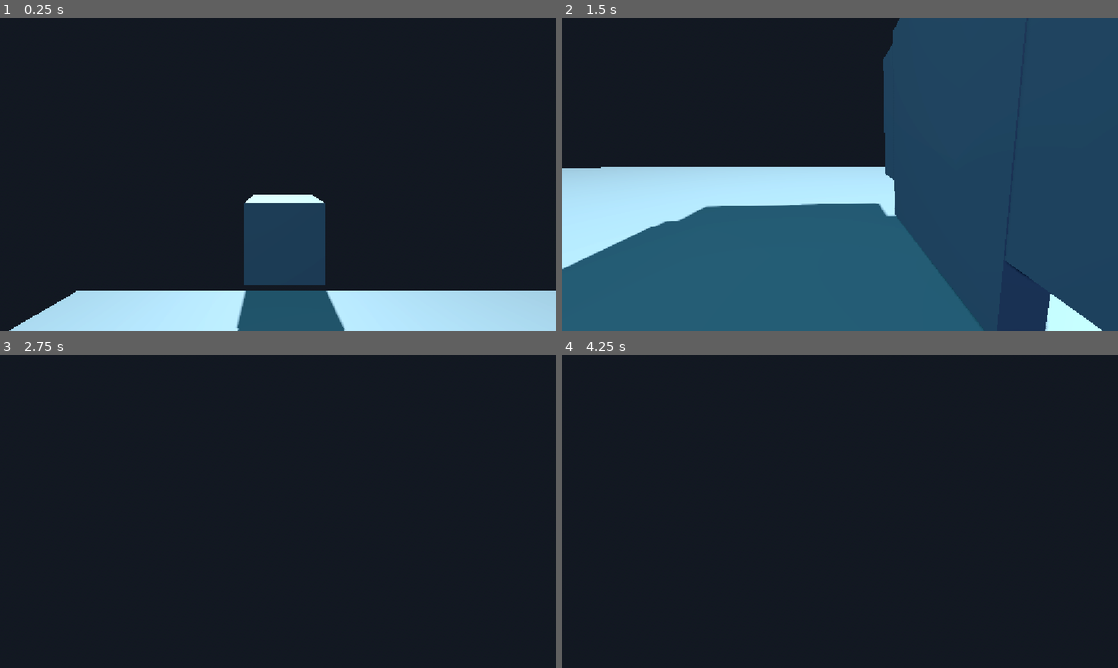
Above: before the commit, frames 1-4 (two rows, left to right).
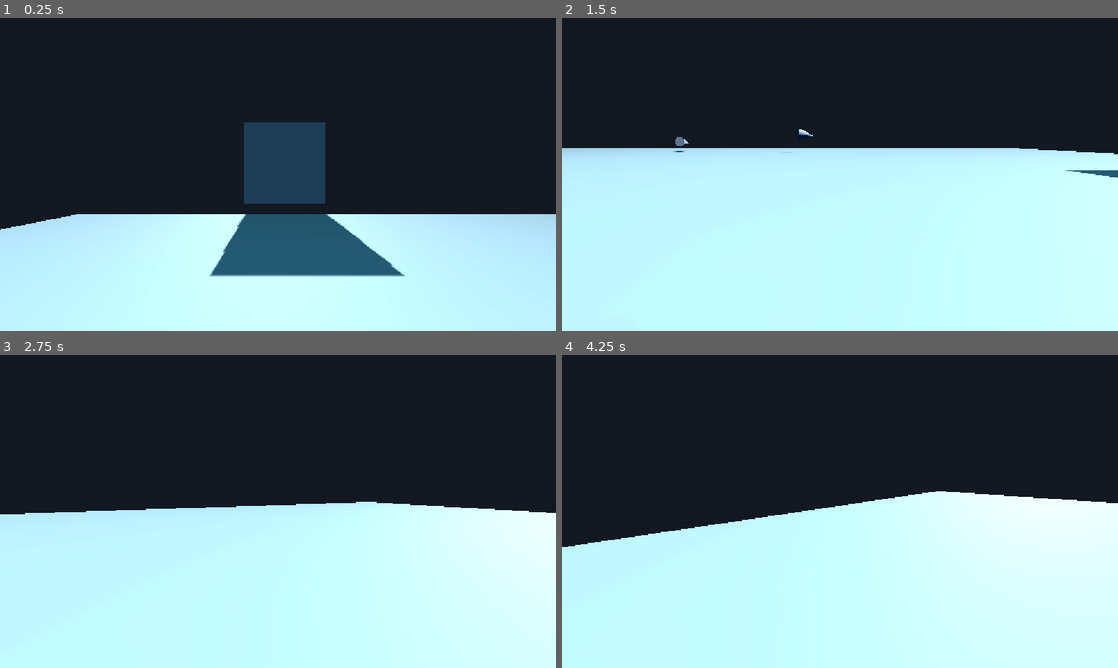
Above: after the commit, the same moments.

Repository: OrzBeta/Assignment3GodotContinue
Game: Godot game, scene res://scenes/demo_scene.tscn
Two runs of this game, one before a commit and one after it. Both use one fixed random seed, a clock stepped at 60 frames per second and the inputs below.
Inputs (mouse positions are in pixels of both pictures, inside the frame that each line leads up to):
- Up to frame 1 (0.25 s): no input
- Up to frame 2 (1.5 s): tap Enter (ui_accept) at 0.5, 0.77 s; move the mouse to (962, 158) at 0.52 s; press the mouse at (962, 158) at 0.53 s; hold D (move_right) 0.53-1.28 s; move the mouse to (812, 174) at 1.27 s; release the mouse at (812, 174) at 1.28 s; hold W (move_forward) from 1.28 s (still down); click (812, 174) at 1.35 s
- Up to frame 3 (2.75 s): keep holding W (move_forward); tap Enter (ui_accept) at 1.52 s; move the mouse to (289, 505) at 2.02 s; press the mouse at (289, 505) at 2.03 s
- Up to frame 4 (4.25 s): keep holding W (move_forward); move the mouse to (834, 517) at 2.77 s; release the mouse at (834, 517) at 2.78 s; click (834, 517) at 2.85 s; tap Enter (ui_accept) at 3.02, 3.77 s; move the mouse to (878, 514) at 3.52 s; press the mouse at (878, 514) at 3.53 s

The runs differ from the first frame. In frame 1, 36% of the frame differs, in the area x 0-100%, y 33-100%; in frame 2, 66%, in the area x 0-100%, y 0-100%; in frame 3, 51%; in frame 4, 50%.

Commit message:
final changes
proof of concept

Diff:
--- a/scenes/demo_scene.tscn
+++ b/scenes/demo_scene.tscn
@@ -28,8 +28,6 @@
 adjustment_brightness = 1.07
 adjustment_contrast = 1.25
 
-[sub_resource type="StandardMaterial3D" id="StandardMaterial3D_8m1ix"]
-
 [sub_resource type="PlaceholderTexture2D" id="PlaceholderTexture2D_8m1ix"]
 
 [sub_resource type="PlaceholderTexture2D" id="PlaceholderTexture2D_bk2b3"]
@@ -53,42 +51,11 @@
 visible = false
 
 [node name="Player" parent="." unique_id=1159455983 instance=ExtResource("1_03k34")]
-transform = Transform3D(1, 0, 0, 0, 1, 0, 0, 0, 1, -28.137207, 15.191358, -22.650822)
+transform = Transform3D(1, 0, 0, 0, 1, 0, 0, 0, 1, -28.137207, 5.241702, -22.650822)
 SPEED = 10.0
 
 [node name="CSGBox3D3" type="CSGBox3D" parent="." unique_id=2136476266]
 transform = Transform3D(10, 0, 0, 0, 10, 0, 0, 0, 10, -27.325891, 6.3459005, -52.61899)
-
-[node name="Portal" parent="." unique_id=2134881050 node_paths=PackedStringArray("otherPortal") instance=ExtResource("2_ba4t3")]
-transform = Transform3D(-0.9999999, 0, 8.742276e-08, -8.74103e-08, -0.016885476, -0.9998573, 1.476175e-09, -0.9998574, 0.016885474, -30.004944, 53.90036, -26.205246)
-otherPortal = NodePath("../Portal2")
-
-[node name="CSGBox3D3" type="CSGBox3D" parent="Portal" unique_id=2002218373]
-transform = Transform3D(-0.9999698, 0, -0.007772684, 0, 1, 0, 0.007772684, 0, -0.9999698, -0.19039536, 0.8398037, 0.55895996)
-size = Vector3(12, 7, 2)
-material = SubResource("StandardMaterial3D_8m1ix")
-
-[node name="CSGCylinder3D" type="CSGCylinder3D" parent="Portal/CSGBox3D3" unique_id=1310397110]
-transform = Transform3D(1, 0, 0, 0, -4.371139e-08, 1, 0, -1, -4.371139e-08, 0, -0.5, 0.032814026)
-operation = 2
-radius = 3.3
-height = 2.078125
-sides = 32
-
-[node name="Portal2" parent="." unique_id=1199124635 node_paths=PackedStringArray("otherPortal") instance=ExtResource("2_ba4t3")]
-transform = Transform3D(-1.0000001, -1.0541105e-15, 8.74228e-08, 4.726865e-09, 0.99853724, 0.05406888, -8.7294914e-08, 0.054068886, -0.99853736, -29.992199, 4.5779333, -26.363684)
-otherPortal = NodePath("../Portal")
-
-[node name="CSGBox3D4" type="CSGBox3D" parent="Portal2" unique_id=1794118121]
-transform = Transform3D(-0.9999999, 0, -8.742276e-08, 0, 1, 0, 8.742276e-08, 0, -0.9999999, 0.06764984, 0.7110567, 0.5300598)
-size = Vector3(12, 7, 2)
-
-[node name="CSGCylinder3D" type="CSGCylinder3D" parent="Portal2/CSGBox3D4" unique_id=1977435412]
-transform = Transform3D(1, 0, 0, 0, -4.371139e-08, 1, 0, -1, -4.371139e-08, 0, -0.5, 0.032814026)
-operation = 2
-radius = 3.3
-height = 2.078125
-sides = 32
 
 [node name="Control" type="Control" parent="." unique_id=371364346]
 visible = false
@@ -97,7 +64,7 @@
 offset_right = 40.0
 offset_bottom = 40.0
 
-[node name="ViewA" type="TextureRect" parent="Control" unique_id=749873056 node_paths=PackedStringArray("camera")]
+[node name="ViewA" type="TextureRect" parent="Control" unique_id=749873056]
 layout_mode = 0
 offset_left = 9.0
 offset_top = 19.0
@@ -106,9 +73,8 @@
 texture = SubResource("PlaceholderTexture2D_8m1ix")
 expand_mode = 2
 script = ExtResource("4_8m1ix")
-camera = NodePath("../../Portal/Camera3D")
 
-[node name="ViewB" type="TextureRect" parent="Control" unique_id=883792566 node_paths=PackedStringArray("camera")]
+[node name="ViewB" type="TextureRect" parent="Control" unique_id=883792566]
 layout_mode = 0
 offset_left = 6.0
 offset_top = 202.0
@@ -117,7 +83,11 @@
 texture = SubResource("PlaceholderTexture2D_bk2b3")
 expand_mode = 2
 script = ExtResource("4_8m1ix")
-camera = NodePath("../../Portal2/Camera3D")
 
-[editable path="Portal"]
-[editable path="Portal2"]
+[node name="Portal" parent="." unique_id=2134881050 node_paths=PackedStringArray("otherPortal") instance=ExtResource("2_ba4t3")]
+transform = Transform3D(-0.019938499, 0, 0.99980116, 0, 1, 0, -0.99980116, 0, -0.019938499, -33.06588, 5.1927786, -4.446718)
+otherPortal = NodePath("../Portal2")
+
+[node name="Portal2" parent="." unique_id=1529757221 node_paths=PackedStringArray("otherPortal") instance=ExtResource("2_ba4t3")]
+transform = Transform3D(1, 0, 0, 0, 1, 0, 0, 0, 1, -24.617954, 5.5742884, -10.041509)
+otherPortal = NodePath("../Portal")
--- a/scenes/portal.tscn
+++ b/scenes/portal.tscn
@@ -15,8 +15,12 @@
 [sub_resource type="BoxShape3D" id="BoxShape3D_tdbmw"]
 size = Vector3(7.181885, 9.153778, 0.35714722)
 
-[node name="Portal" type="Node3D" unique_id=2134881050]
+[sub_resource type="ViewportTexture" id="ViewportTexture_2dr2t"]
+viewport_path = NodePath("SubViewport")
+
+[node name="Portal" type="Node3D" unique_id=2134881050 node_paths=PackedStringArray("view_camera")]
 script = ExtResource("1_v0xau")
+view_camera = NodePath("SubViewport/ReakCam")
 
 [node name="CSGBox3D" type="CSGBox3D" parent="." unique_id=1734428434]
 visible = false
@@ -48,5 +52,16 @@
 use_collision = true
 size = Vector3(7.456543, 9.368774, 1)
 
+[node name="ProjectionScreen" type="Sprite3D" parent="." unique_id=1552596560]
+transform = Transform3D(1, 0, 0, 0, 1, 0, 0, 0, 1, 0, 0, -0.5495806)
+texture = SubResource("ViewportTexture_2dr2t")
+
+[node name="SubViewport" type="SubViewport" parent="." unique_id=1666887846]
+transparent_bg = true
+size = Vector2i(600, 800)
+
+[node name="ReakCam" type="Camera3D" parent="SubViewport" unique_id=20989201]
+transform = Transform3D(1, 0, 0, 0, 1, 3.5527137e-15, 0, -3.5527137e-15, 1, 0, 0, 0)
+
 [connection signal="body_entered" from="Collision1" to="." method="_on_body_entered"]
 [connection signal="body_exited" from="Collision1" to="." method="_on_collision_1_body_exited"]
--- a/scenes/portal_script.gd
+++ b/scenes/portal_script.gd
@@ -4,6 +4,8 @@
 ##this refers to the other in the pair
 @export var otherPortal: Portal
 @onready var camera_3d: Camera3D = $Camera3D
+
+@export var view_camera: Camera3D
 
 # Called every frame. 'delta' is the elapsed time since the previous frame.
 func _process(delta: float) -> void:
@@ -17,6 +19,13 @@
 		var relPos = playerCam.global_position - global_position
 		otherCam.position = transform.basis * relPos
 		otherCam.rotation = playerHead.rotation
+
+		if view_camera and camera_3d:
+		# Update any properties to copy the camera exactly.
+		# I don't plan on changing anything put the transform at runtime,
+		# but if you have more camera properties that would change at runtime, add them below.
+			view_camera.global_transform = camera_3d.global_transform
+			view_camera.global_rotation = camera_3d.global_rotation
 
 	#if otherPortal:
 		#var pos := otherPortal.camera_3d.global_position
@@ -46,7 +55,10 @@
 
 	##keep player y constant
 	if otherPortal:
-		player.global_position = otherPortal.global_position + dif + Vector3(0,-5,0)
+		player.global_position = otherPortal.global_position + dif + Vector3(0,0,2)
+
+
+
 		return
 		#if player.global_position.z > self.global_position.z:
 			#player.global_position = otherPortal.global_position - dif
Not shown, added: scenes/demo_scene.tscn4216435946.tmp
Not shown, added: scenes/demo_scene.tscn4230051827.tmp
